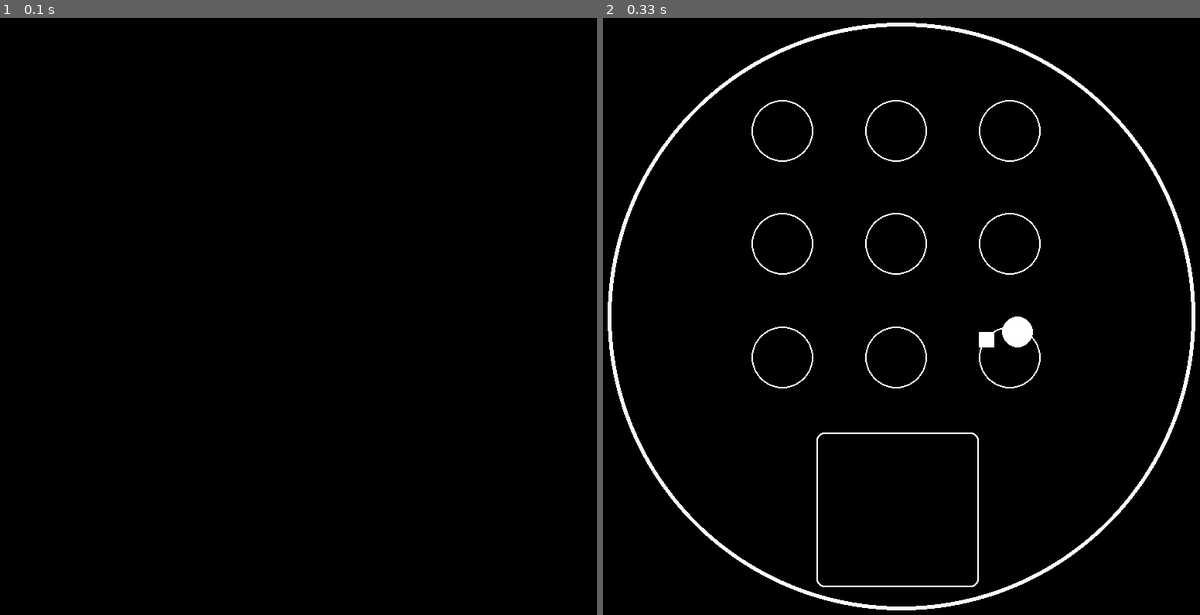
Above: before the commit, frames 1-2 (left to right).
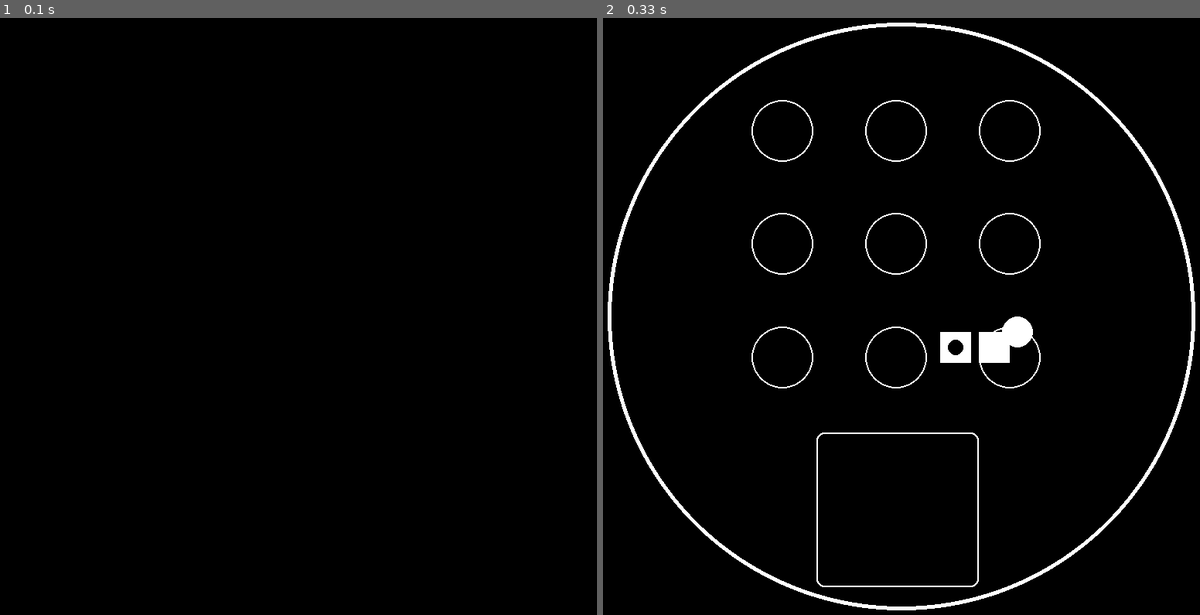
Above: after the commit, the same moments.

Repository: Jakub93-vim/PyGame
Game: pygame game, started from Quarto Game.py
The game is run twice, just before and just after one commit, with the same random seed, the same clock (stepped at 60 frames per second) and the same inputs.
Inputs:
- Up to frame 1 (0.1 s): no input
- Up to frame 2 (0.33 s): no input

Frame 1 is identical in both runs. In frame 2, 0.4% of the frame differs, in the area x 56-69%, y 52-58%.

Commit message:
Quarto Game

Diff:
--- a/Quarto Game.py
+++ b/Quarto Game.py
@@ -10,18 +10,29 @@
 
 class Token(object):
 
-    def __init__(self, shape, color, inside_circle, position):
+    def __init__(self, shape, color, inside_circle, position, size):
         self.shape = shape
         self.color = color
         self.inside_circle = inside_circle
         self.position = position
+        self.size = size
+
+    def returnMiddle(self,position):
+        x = position[0] + self.size/2
+        y = position[1] + self.size/2
+        return x,y
 
     def draw (self, surface):
 
         if self.shape == 'circle':
-            pygame.draw.circle(surface, self.color, self.position, 20)
+            pygame.draw.circle(surface, self.color, self.position, self.size)
+            if self.inside_circle:
+                pygame.draw.circle(surface, (0,0,0), self.position, 10)
+
         if self.shape == 'rect':
-            pygame.draw.rect(surface, self.color, self.position)
+            pygame.draw.rect(surface, self.color, (self.position[0],self.position[1],self.size,self.size))
+            if self.inside_circle:
+                pygame.draw.circle(surface, (0,0,0), self.returnMiddle(self.position), 10)
     def select(self):
         pass
     def move(self):
@@ -29,11 +40,13 @@
 
 tokens = []
 
-Black_1 = Token('circle', (255,255,255), False, (550,420))
-Black_2 = Token('rect', (255,255,255), False, (500,420,20,20))
+Black_1 = Token('circle', (255,255,255), False, (550,420), 20)
+Black_2 = Token('rect', (255,255,255), False, (500,420), 40)
+Black_3 = Token('rect', (255,255,255), True, (450,420), 40)
 
 tokens.append(Black_1)
 tokens.append(Black_2)
+tokens.append(Black_3)
 
 def drawGamefield(surface):
 
